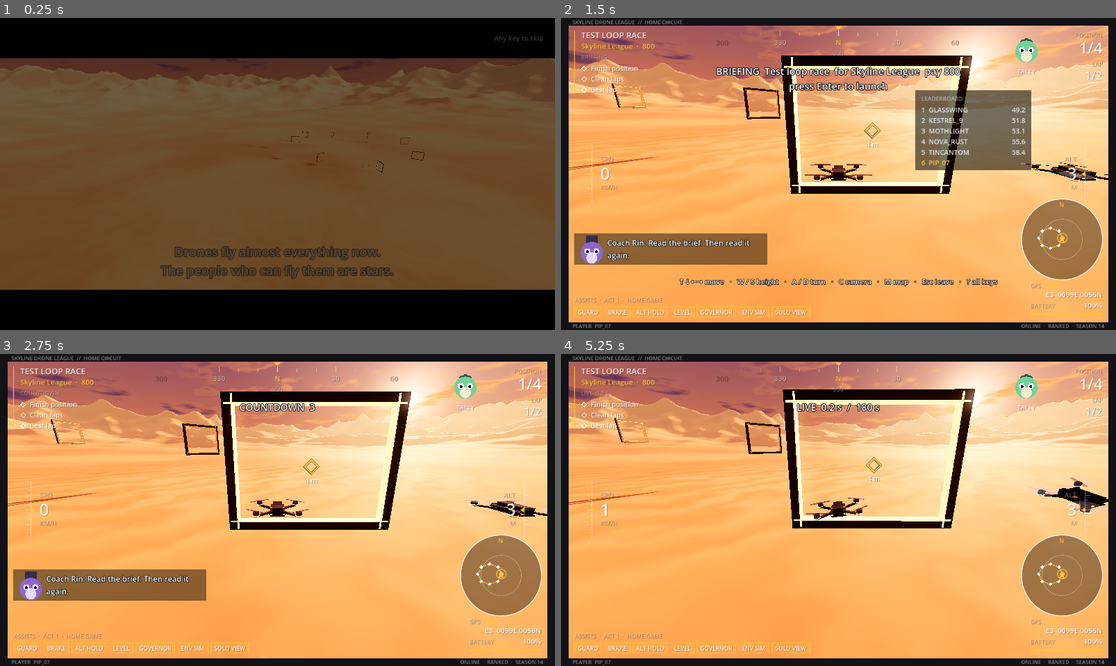
Above: before the commit, frames 1-4 (two rows, left to right).
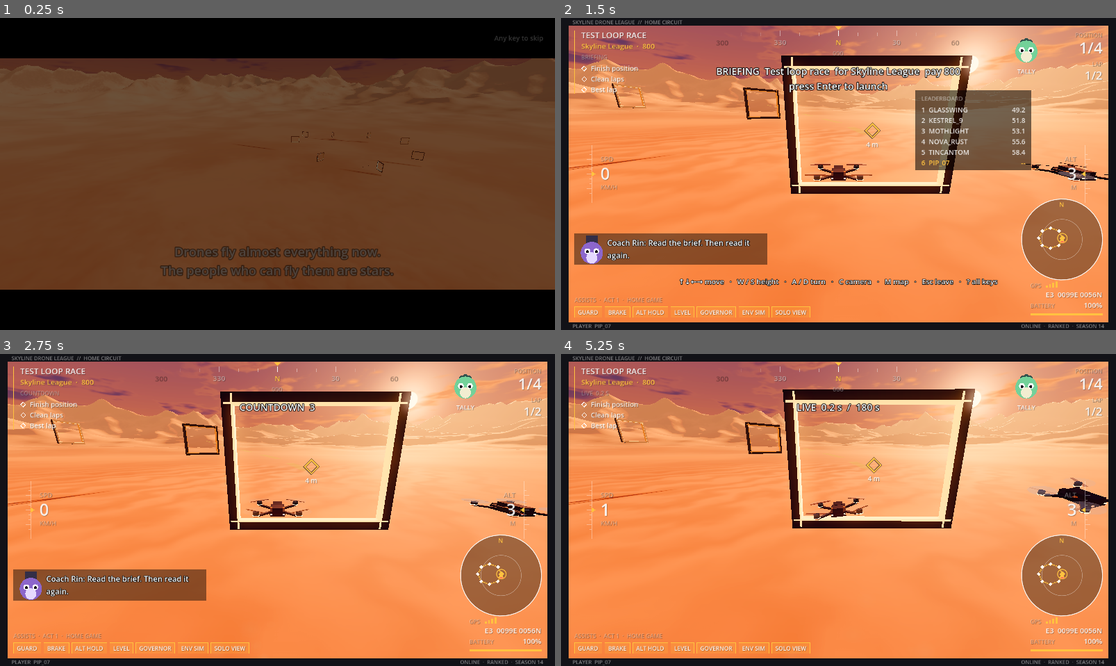
Above: after the commit, the same moments.

Repository: avdrav1/drone-sports
Game: Godot game, scene res://scenes/story/intro.tscn
The game is run twice, just before and just after one commit, with the same random seed, the same clock (stepped at 60 frames per second) and the same inputs.
Inputs (mouse positions are in pixels of both pictures, inside the frame that each line leads up to):
- Up to frame 1 (0.25 s): no input
- Up to frame 2 (1.5 s): tap Enter (ui_accept) at 0.5, 0.77 s; move the mouse to (960, 158) at 0.52 s; hold Right (roll_right) 0.53-1.25 s; hold C (cycle_camera) 0.53-1.25 s; click (960, 158) at 0.67 s; click "Fly" at 1.25 s
- Up to frame 3 (2.75 s): tap Enter (ui_accept) at 2 s; drag from (166, 525) to (249, 572) at 2.02 s
- Up to frame 4 (5.25 s): move the mouse to (894, 441) at 2.77 s; hold Right (roll_right) 2.78-3.5 s; hold F (drop_in) 2.78-3.5 s; drag from (810, 572) to (672, 463) at 3.52 s; move the mouse to (1005, 556) at 4.27 s; hold Left (roll_left) 4.28-5 s; hold G (send_lap) 4.28-5 s; tap Enter (ui_accept) at 4.52 s; drag from (672, 463) to (755, 432) at 5.02 s

The runs differ from the first frame. In frame 1, less than 0.1% of the frame differs, in the area x 42-75%, y 38-51%; in frame 2, 59%; in frame 3, 65%; in frame 4, 69%, in the area x 1-99%, y 2-98%.

Commit message:
Story 15.3: Light and grade
Co-Authored-By: Claude Opus 5.5 <noreply@anthropic.com>

Diff:
--- a/data/world/golden_hour.tres
+++ b/data/world/golden_hour.tres
@@ -25,6 +25,13 @@
 shader_parameter/cloud_lit = Color(1, 0.6, 0.32, 1)
 shader_parameter/cloud_noise = SubResource("cloud_tex")
 
+[sub_resource type="Gradient" id="grade_curve"]
+offsets = PackedFloat32Array(0, 0.25, 0.6, 1)
+colors = PackedColorArray(0.01, 0.015, 0.04, 1, 0.235, 0.24, 0.27, 1, 0.62, 0.6, 0.57, 1, 1, 0.98, 0.93, 1)
+
+[sub_resource type="GradientTexture1D" id="grade"]
+gradient = SubResource("grade_curve")
+
 [sub_resource type="Sky" id="sky"]
 sky_material = SubResource("sky_mat")
 
@@ -34,19 +41,26 @@
 ambient_light_source = 3
 ambient_light_color = Color(0.85, 0.6, 0.5, 1)
 ambient_light_sky_contribution = 0.6
-ambient_light_energy = 1.4
+ambient_light_energy = 0.65
 reflected_light_source = 2
-tonemap_mode = 3
-tonemap_exposure = 1.05
-tonemap_white = 8.0
+tonemap_mode = 4
+tonemap_exposure = 1.25
+tonemap_agx_white = 16.0
+tonemap_agx_contrast = 1.35
 ssao_enabled = true
 ssao_intensity = 1.5
 glow_enabled = true
-glow_intensity = 0.45
-glow_strength = 1.1
-glow_bloom = 0.02
+glow_levels/1 = 0.0
+glow_levels/2 = 0.6
+glow_levels/3 = 1.0
+glow_levels/4 = 0.6
+glow_levels/5 = 0.3
+glow_intensity = 0.6
+glow_strength = 1.0
+glow_bloom = 0.0
 glow_blend_mode = 1
 glow_hdr_threshold = 1.2
+glow_hdr_scale = 2.0
 fog_enabled = true
 fog_light_color = Color(0.86, 0.55, 0.38, 1)
 fog_light_energy = 1.0
@@ -55,5 +69,7 @@
 fog_aerial_perspective = 0.4
 fog_sky_affect = 0.05
 adjustment_enabled = true
-adjustment_contrast = 1.08
-adjustment_saturation = 1.0
+adjustment_brightness = 1.0
+adjustment_contrast = 1.05
+adjustment_saturation = 1.25
+adjustment_color_correction = SubResource("grade")
--- /dev/null
+++ b/data/world/sun_shadow.tres
@@ -0,0 +1,15 @@
+[gd_resource type="Resource" script_class="SunShadow" load_steps=2 format=3]
+
+[ext_resource type="Script" path="res://scripts/world/sun_shadow.gd" id="1_shadow"]
+
+[resource]
+script = ExtResource("1_shadow")
+max_distance = 250.0
+high_distance = 600.0
+high_sun_angle = 1.2
+split_1 = 0.05
+split_2 = 0.15
+split_3 = 0.4
+fade_start = 0.8
+blur = 1.0
+normal_bias = 1.5
--- a/scenes/world/golden_hour.tscn
+++ b/scenes/world/golden_hour.tscn
@@ -1,17 +1,19 @@
-[gd_scene load_steps=3 format=3]
+[gd_scene load_steps=4 format=3]
 
 [ext_resource type="Environment" path="res://data/world/golden_hour.tres" id="1_env"]
 [ext_resource type="Script" path="res://scripts/world/golden_hour.gd" id="2_script"]
+[ext_resource type="Resource" path="res://data/world/sun_shadow.tres" id="3_shadow"]
 
 [node name="GoldenHour" type="Node3D"]
 script = ExtResource("2_script")
+shadow = ExtResource("3_shadow")
 
 [node name="WorldEnvironment" type="WorldEnvironment" parent="."]
 environment = ExtResource("1_env")
 
 [node name="Sun" type="DirectionalLight3D" parent="."]
 transform = Transform3D(-0.866025, -0.086824, 0.492404, 0.000000, 0.984808, 0.173648, -0.500000, 0.150384, -0.852869, 0, 50, 0)
-light_color = Color(1, 0.72, 0.45, 1)
-light_energy = 1.6
+light_color = Color(1, 0.66, 0.4, 1)
+light_energy = 1.8
 shadow_enabled = true
 directional_shadow_max_distance = 250.0
--- a/scripts/world/golden_hour.gd
+++ b/scripts/world/golden_hour.gd
@@ -1,10 +1,16 @@
 extends Node3D
 # The shared golden-hour sky and sun. Gives the scene its own copy of the
 # Environment with the quality tier's extras on it (Story 15.1); weather then
-# layers on that copy, and the shared resource is never touched.
+# layers on that copy, and the shared resource is never touched. The sun's
+# shadow cascades come from data (Story 15.3).
+
+## The sun's cascade layout; null keeps the scene's own.
+@export var shadow: SunShadow
 
 func _ready() -> void:
 	var env_node: WorldEnvironment = $WorldEnvironment
 	var env: Environment = env_node.environment.duplicate()
+	if shadow:
+		shadow.apply($Sun)
 	Quality.apply(env, $Sun)
 	env_node.environment = env
--- a/scripts/world/quality.gd
+++ b/scripts/world/quality.gd
@@ -47,8 +47,10 @@
 		if not sun.has_meta(&"low_shadow"):
 			sun.set_meta(&"low_shadow", [sun.directional_shadow_max_distance, sun.light_angular_distance])
 		var low: Array = sun.get_meta(&"low_shadow")
-		sun.directional_shadow_max_distance = HIGH_SHADOW_DISTANCE if on else low[0]
-		sun.light_angular_distance = HIGH_SUN_ANGLE if on else low[1]
+		# The scene's SunShadow data may set High's own (Story 15.3).
+		var high: Array = sun.get_meta(&"high_shadow", [HIGH_SHADOW_DISTANCE, HIGH_SUN_ANGLE])
+		sun.directional_shadow_max_distance = high[0] if on else low[0]
+		sun.light_angular_distance = high[1] if on else low[1]
 
 ## Maps `env`'s exponential fog onto its volumetric fog, when that is on, so
 ## weather fog reads on both tiers. Weather.apply calls it after each change.
--- /dev/null
+++ b/scripts/world/sun_shadow.gd
@@ -0,0 +1,35 @@
+class_name SunShadow
+extends Resource
+# How the sun's shadow cascades are laid out (Story 15.3): crisp near the drone,
+# softer and coarser far out. Splits are fractions of the reach. The Low reach is
+# the scene's own; High (Story 15.1) swaps in its longer reach and wider sun.
+
+## Shadow reach on Low, m.
+@export var max_distance := 250.0
+## Shadow reach and sun size, degrees, on High under Forward+.
+@export var high_distance := 600.0
+@export var high_sun_angle := 1.2
+## Where each cascade ends, as a fraction of the reach. Must rise.
+@export_range(0.0, 1.0) var split_1 := 0.05
+@export_range(0.0, 1.0) var split_2 := 0.15
+@export_range(0.0, 1.0) var split_3 := 0.4
+## Fraction of the reach where the shadow starts fading out.
+@export_range(0.0, 1.0) var fade_start := 0.8
+## Blur on the far cascades' filter; 1 is the engine's own.
+@export_range(0.0, 4.0) var blur := 1.5
+## Normal bias, scaled by each cascade's texel size.
+@export var normal_bias := 1.2
+
+## Puts the cascades on `sun`, and the High values where Quality.apply reads them.
+## Call before Quality.apply, which keeps these as the Low values.
+func apply(sun: DirectionalLight3D) -> void:
+	sun.directional_shadow_mode = DirectionalLight3D.SHADOW_PARALLEL_4_SPLITS
+	sun.directional_shadow_max_distance = max_distance
+	sun.directional_shadow_split_1 = split_1
+	sun.directional_shadow_split_2 = split_2
+	sun.directional_shadow_split_3 = split_3
+	sun.directional_shadow_blend_splits = true
+	sun.directional_shadow_fade_start = fade_start
+	sun.shadow_blur = blur
+	sun.shadow_normal_bias = normal_bias
+	sun.set_meta(&"high_shadow", [high_distance, high_sun_angle])
--- /dev/null
+++ b/tests/test_light_and_grade.gd
@@ -0,0 +1,127 @@
+extends RefCounted
+# Story 15.3: light and grade. AgX with the tuned exposure, a colour grade, and
+# glow kept to hot spots; the sun's cascades come from data; weather and
+# lightning still work on the new look.
+
+const Sim = preload("res://tests/sim.gd")
+const ENV_PATH := "res://data/world/golden_hour.tres"
+const SHADOW_PATH := "res://data/world/sun_shadow.tres"
+const WORLD := "res://scenes/world/golden_hour.tscn"
+const WEATHER_DIR := "res://data/weather/"
+
+func _world(tier: int, shadow: SunShadow = null) -> Node:
+	var before := GameSettings.quality
+	GameSettings.quality = tier
+	var w: Node = load(WORLD).instantiate()
+	if shadow:
+		w.shadow = shadow
+	Sim.add(w)
+	GameSettings.quality = before
+	return w
+
+## The shared Environment's tonemap, glow, and grade, and a scene copy's match.
+func _graded(env: Environment, shared: Environment) -> bool:
+	return env.tonemap_mode == Environment.TONE_MAPPER_AGX \
+		and env.tonemap_exposure == shared.tonemap_exposure \
+		and env.tonemap_agx_white == shared.tonemap_agx_white \
+		and env.tonemap_agx_contrast == shared.tonemap_agx_contrast \
+		and env.glow_enabled and env.glow_bloom == 0.0 and env.glow_hdr_threshold >= 1.0 \
+		and env.adjustment_enabled and env.adjustment_color_correction == shared.adjustment_color_correction
+
+func test_environment_uses_agx_and_tuned_values() -> bool:
+	var shared: Environment = load(ENV_PATH)
+	# Tuned away from the engine's defaults, with a grade curve in place.
+	var tuned: bool = shared.tonemap_mode == Environment.TONE_MAPPER_AGX \
+		and shared.tonemap_exposure != 1.0 and shared.tonemap_agx_white != 16.5 \
+		and shared.tonemap_agx_contrast != 1.0 and shared.adjustment_saturation != 1.0 \
+		and shared.adjustment_color_correction is GradientTexture1D
+	var ok := tuned
+	for tier in [Quality.Tier.LOW, Quality.Tier.HIGH]:
+		var w := _world(tier)
+		var env: Environment = w.get_node("WorldEnvironment").environment
+		ok = ok and env != shared and _graded(env, shared)
+		w.free()
+	if not ok:
+		push_warning("tuned %s" % tuned)
+	return ok
+
+func test_sun_cascades_come_from_data() -> bool:
+	var data: SunShadow = load(SHADOW_PATH)
+	var low := _world(Quality.Tier.LOW)
+	var sun: DirectionalLight3D = low.get_node("Sun")
+	var from_data: bool = sun.directional_shadow_mode == DirectionalLight3D.SHADOW_PARALLEL_4_SPLITS \
+		and is_equal_approx(sun.directional_shadow_max_distance, data.max_distance) \
+		and is_equal_approx(sun.directional_shadow_split_1, data.split_1) \
+		and is_equal_approx(sun.directional_shadow_split_2, data.split_2) \
+		and is_equal_approx(sun.directional_shadow_split_3, data.split_3) \
+		and is_equal_approx(sun.directional_shadow_fade_start, data.fade_start) \
+		and data.split_1 < data.split_2 and data.split_2 < data.split_3
+	low.free()
+	# Other data moves the scene with it, on Low and on High's reach.
+	var other: SunShadow = data.duplicate()
+	other.max_distance = 180.0
+	other.high_distance = 450.0
+	other.split_1 = 0.08
+	other.split_2 = 0.2
+	other.split_3 = 0.5
+	var w := _world(Quality.Tier.LOW, other)
+	sun = w.get_node("Sun")
+	var follows: bool = is_equal_approx(sun.directional_shadow_max_distance, 180.0) \
+		and is_equal_approx(sun.directional_shadow_split_1, 0.08) \
+		and is_equal_approx(sun.directional_shadow_split_2, 0.2) \
+		and is_equal_approx(sun.directional_shadow_split_3, 0.5)
+	Quality.apply(w.get_node("WorldEnvironment").environment, sun, Quality.Tier.HIGH, "forward_plus")
+	var high: bool = is_equal_approx(sun.directional_shadow_max_distance, 450.0) \
+		and is_equal_approx(sun.light_angular_distance, other.high_sun_angle)
+	Quality.apply(w.get_node("WorldEnvironment").environment, sun, Quality.Tier.LOW, "forward_plus")
+	var back: bool = is_equal_approx(sun.directional_shadow_max_distance, 180.0)
+	w.free()
+	var ok: bool = from_data and follows and high and back
+	if not ok:
+		push_warning("data %s follows %s high %s back %s" % [from_data, follows, high, back])
+	return ok
+
+func test_every_weather_preset_still_applies() -> bool:
+	var shared: Environment = load(ENV_PATH)
+	var ok := true
+	var count := 0
+	for file in DirAccess.get_files_at(WEATHER_DIR):
+		if not file.ends_with(".tres"):
+			continue
+		var preset: Weather = load(WEATHER_DIR + file)
+		var w := _world(Quality.Tier.LOW)
+		Weather.apply(preset, null, w)
+		var env: Environment = w.get_node("WorldEnvironment").environment
+		var applied: bool = is_equal_approx(env.fog_density, preset.fog_density) and _graded(env, shared)
+		if preset.fog_color.a >= 1.0:
+			applied = applied and env.fog_light_color == Color(preset.fog_color, 1.0)
+		Weather.apply(null, null, w)
+		var cleared: bool = is_equal_approx(w.get_node("WorldEnvironment").environment.fog_density, shared.fog_density)
+		if not (applied and cleared):
+			push_warning("%s: applied %s cleared %s" % [file, applied, cleared])
+		ok = ok and applied and cleared
+		count += 1
+		w.free()
+	return ok and count >= 5
+
+func test_lightning_flash_raises_and_returns_ambient() -> bool:
+	var storm: Weather = load(WEATHER_DIR + "storm.tres")
+	var w := _world(Quality.Tier.LOW)
+	Weather.apply(storm, null, w)
+	var env: Environment = w.get_node("WorldEnvironment").environment
+	var base := env.ambient_light_energy
+	var lightning: Lightning = WeatherState.of(w).get_node("Lightning")
+	var hits := [0]
+	lightning.struck.connect(func(_s: Lightning.Strike) -> void: hits[0] += 1)
+	var guard := 0
+	while hits[0] == 0 and guard < 20000:
+		lightning.advance(0.01)
+		guard += 1
+	var raised: bool = hits[0] > 0 and env.ambient_light_energy > base * 1.5
+	for i in 50:
+		lightning.advance(0.01)
+	var back: bool = is_equal_approx(env.ambient_light_energy, base)
+	w.free()
+	if not (raised and back):
+		push_warning("raised %s back %s" % [raised, back])
+	return raised and back
Not shown: 1 places in data/world/golden_hour.tres that only renumber resources
Not shown, added: scripts/world/sun_shadow.gd.uid
Not shown, added: tests/test_light_and_grade.gd.uid
Not shown, changed: docs/BACKLOG.md
